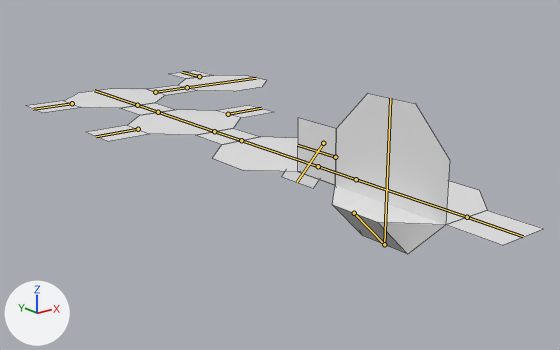
Before and after pictures for a commit that changed the Blender file small-rhombihexahedron.blend.
One viewpoint serves both versions: a 50 mm camera at (-75.8, -67.1, 34.3) aimed at (5.2, 34.2, -6.2). Lighting does not change. The marker at lower left points along +X, +Y and +Z. Both versions are drawn at frame 1 of the action 'PoseLib'; the numbers are the values there. The bones that bend it are drawn over the model as lines. Mesh edges are drawn as thin lines.
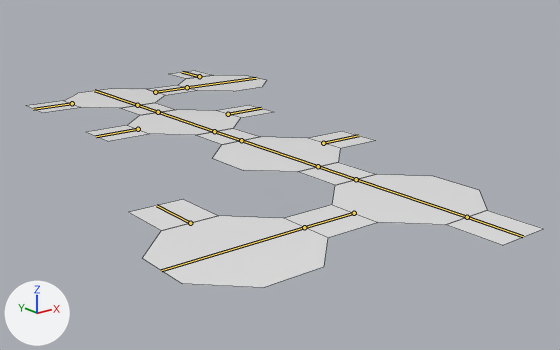
Changed parts and their boxes [x1, y1, x2, y2] in the pictures (560 x 350 px):
'Circle', posed (18% taller): before [27, 71, 543, 254]; after [27, 71, 543, 288]
bone 'topleft', root to tip: before (354, 213) to (384, 244); after (354, 213) to (304, 227)
bone 'left', root to tip: before (384, 244) to (390, 98); after (304, 227) to (161, 270)
bone 'front.end', root to tip: before (323, 143) to (297, 182); after (323, 143) to (358, 135)

The change, as a diff of the scene's bpy script:
```diff
--- a/small-rhombihexahedron.blend.py
+++ b/small-rhombihexahedron.blend.py
@@ bone_topleft @@
 bone_topleft = bpy.data.objects['Armature'].pose.bones['topleft']  # child of 'top'
 # the file stores axis and angle; both turns are given as XYZ angles
-bone_topleft.rotation_euler = (-2.356, 0.0, 0.0)  # degrees (-135, 0, 0)
+bone_topleft.rotation_euler = (0.0, 0.0, 0.0)  # degrees (0, 0, 0)
@@ bone_left @@
 bone_left = bpy.data.objects['Armature'].pose.bones['left']  # child of 'topleft'
 # the file stores axis and angle; both turns are given as XYZ angles
-bone_left.rotation_euler = (-2.356, 0.0, 0.0)  # degrees (-135, 0, 0)
+bone_left.rotation_euler = (0.0, 0.0, 0.0)  # degrees (0, 0, 0)
@@ bone_front_end @@
 bone_front_end = bpy.data.objects['Armature'].pose.bones['front.end']  # child of 'front'
 # the file stores axis and angle; both turns are given as XYZ angles
-bone_front_end.rotation_euler = (-2.356, 0.0, 0.0)  # degrees (-135, 0, 0)
+bone_front_end.rotation_euler = (0.0, 0.0, 0.0)  # degrees (0, 0, 0)
```
